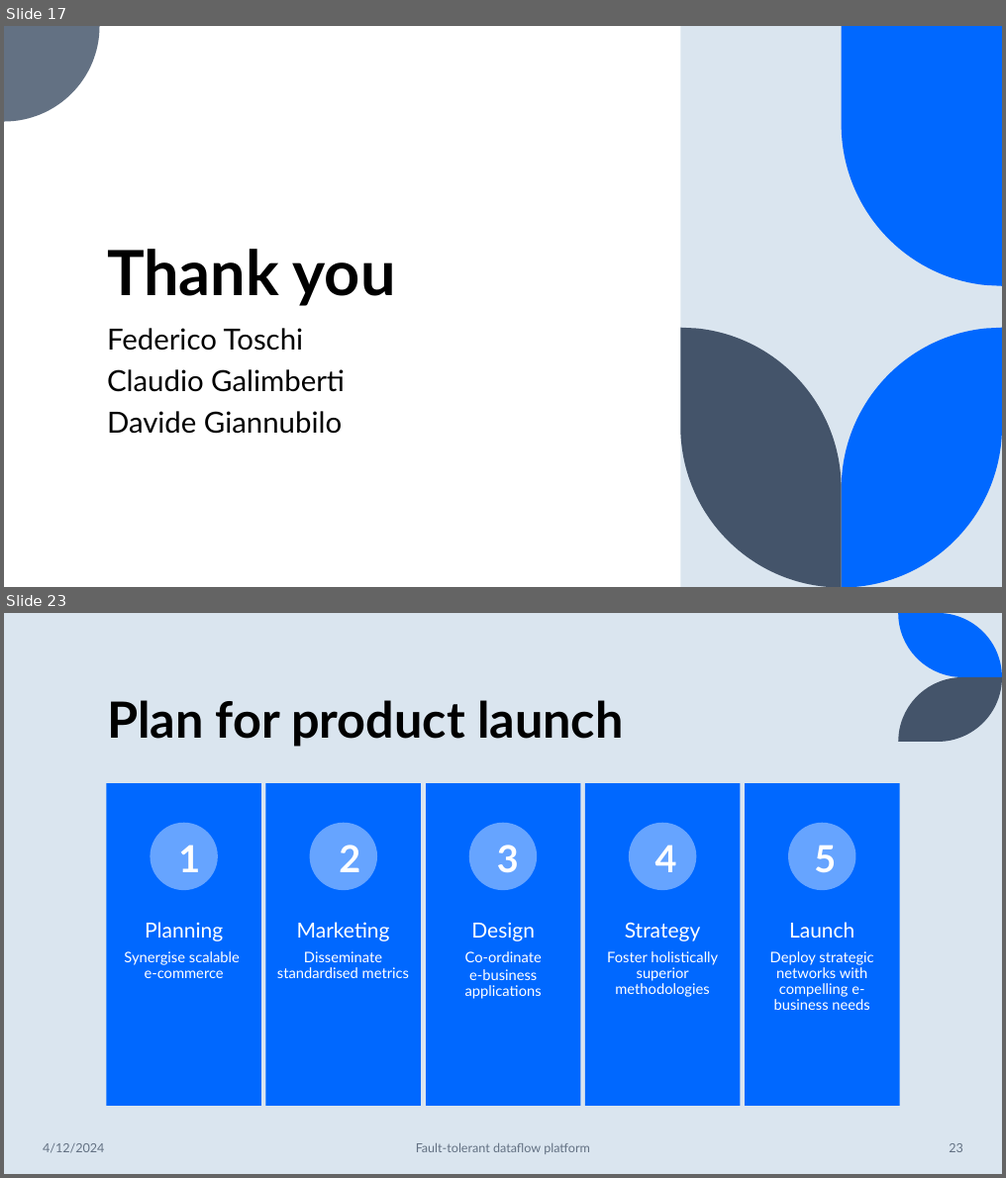
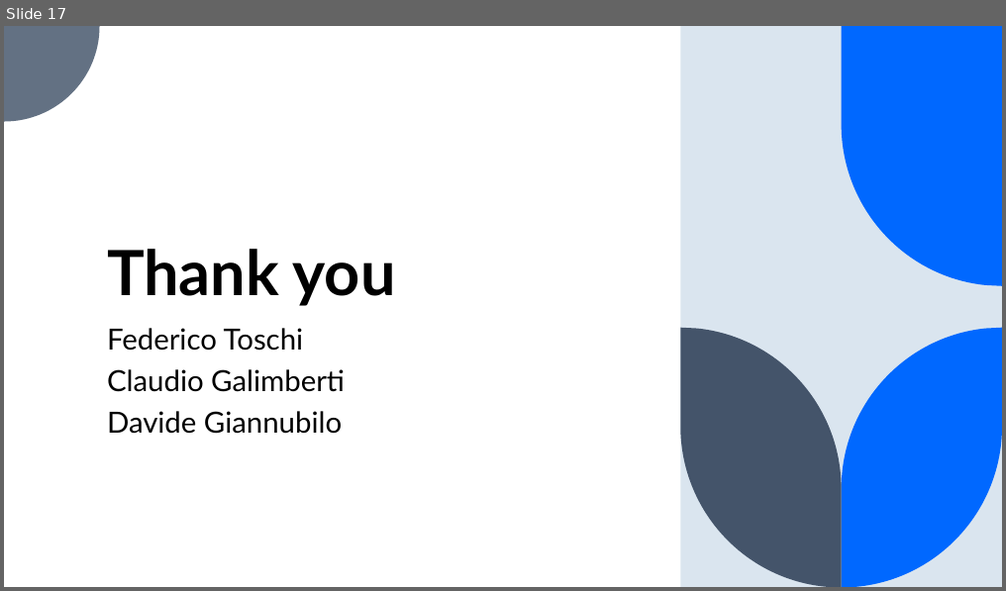
Before and after one commit to ftoschi14/DISTSYS-2023-Toschi-Giannubilo-Galimberti, a slide deck: Presentazione_Progetto_TGG.pptx. Shown one above the other, each under a label of ours: slides 17 and 23 before the commit, slide 17 after it; the slides between them are not shown. The pictures are 1006x1178 and 1006x591 pixels, drawn with LibreOffice and Linux fonts; fonts in the diff are those of the drawing. Boxes give left, top, right and bottom in pixels: in the first picture for what was removed or moved away, otherwise in the second. Text is boxed around its words. In the diff, an @@ line names an element or a change of style, - is before the commit and + after.

```diff
--- a/Presentazione_Progetto_TGG.pptx
+++ b/Presentazione_Progetto_TGG.pptx
@@ slide 23 removed at [4, 613, 1002, 1174], background #DAE5EF @@
@@ freeform shape removed at [899, 613, 1002, 677] @@
@@ title removed at [107, 700, 624, 747] @@
-Plan for product launch
@@ freeform shape removed at [899, 677, 1002, 742] @@
@@ text removed at [178, 845, 200, 872] @@
-1
@@ text removed at [339, 845, 360, 872] @@
-2
@@ text removed at [497, 845, 519, 873] @@
-3
@@ text removed at [655, 845, 677, 872] @@
-4
@@ group removed at [107, 783, 900, 1106]: 5 rectangles, 5 texts, 5 ellipses @@
-Planning
-  Synergise scalable
-  e-commerce
-Marketing
-  Disseminate standardised metrics
-Design
-  Co-ordinate
-  e-business applications
-Strategy
-  Foster holistically superior methodologies
-Launch
-  Deploy strategic networks with compelling e-business needs
@@ text removed at [814, 845, 836, 873] @@
-5
@@ text removed at [43, 1144, 104, 1154] @@
-4/12/2024
@@ text removed at [416, 1144, 590, 1155] @@
-Fault-tolerant dataflow platform
@@ page number removed at [948, 1144, 963, 1153] @@
-23
```
Also in this commit, not shown: 15 slides changed, 5 other slides removed.
